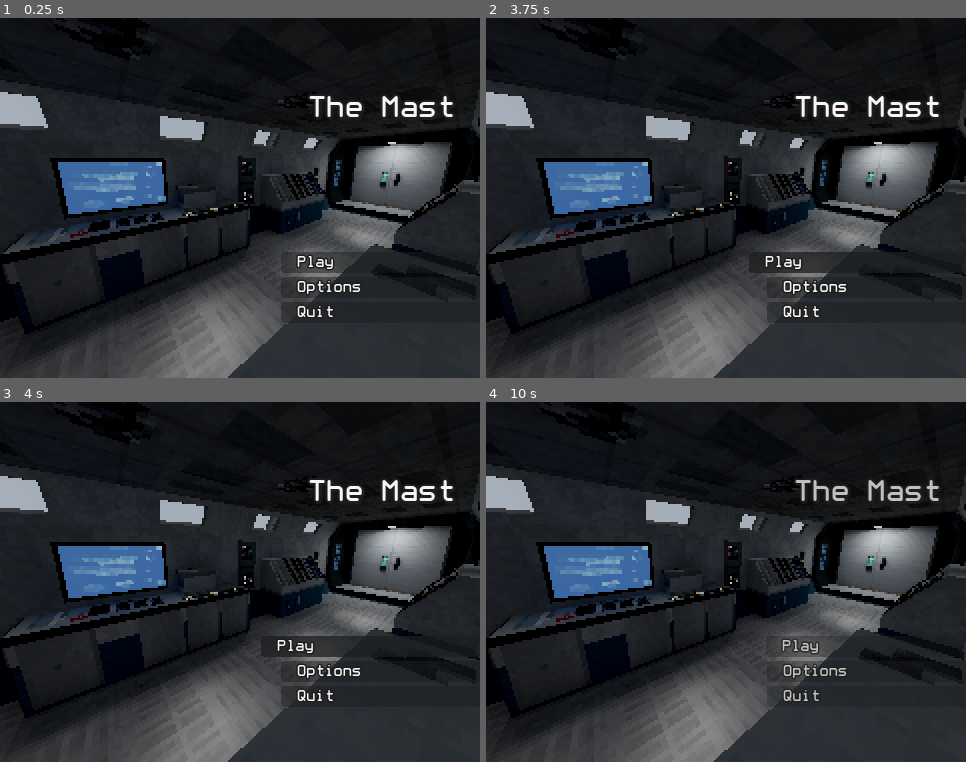
Above: before the commit, frames 1-4 (two rows, left to right).
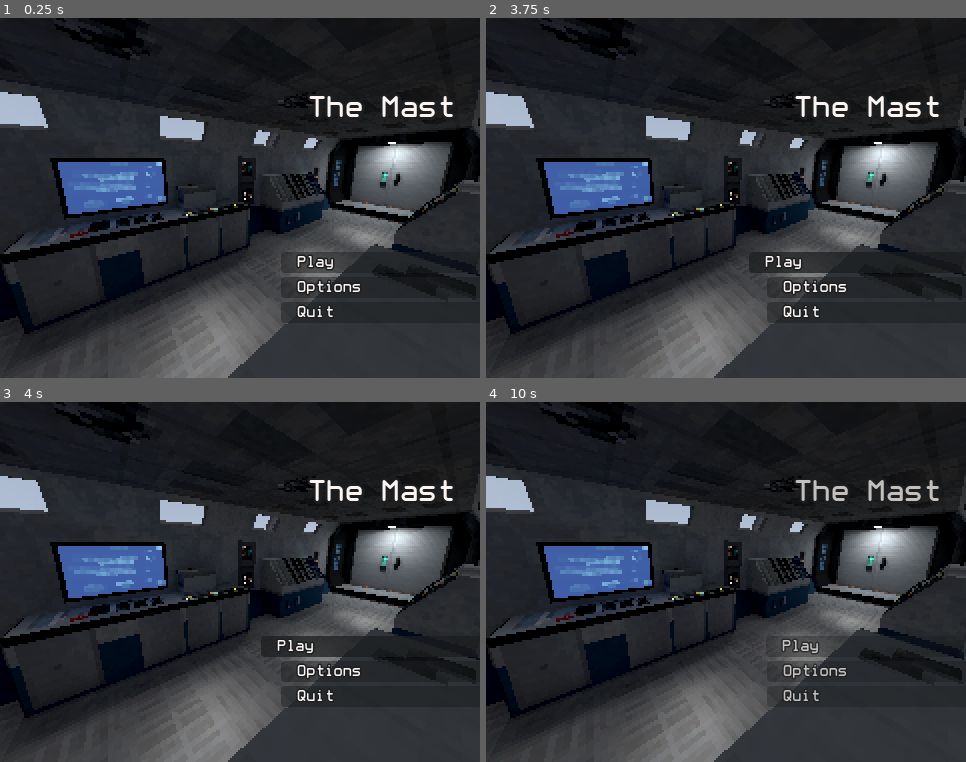
Above: after the commit, the same moments.

Repository: Jeliciousz/the-mast
Game: Godot game, scene res://scenes/regions/pod_region.tscn
Same seed, same stepped clock (60 frames per second), same inputs: the game is played once before the commit and once after it. Sound files missing from this copy of the repository are replaced by a short silence.
Inputs (mouse positions are in pixels of both pictures, inside the frame that each line leads up to):
- Up to frame 1 (0.25 s): no input
- Up to frame 2 (3.75 s): tap Enter at 0.5, 2, 3.5 s; move the mouse to (831, 180) at 0.52 s; hold D (move_right) 0.53-1.28 s; hold E (interact) 0.53-1.28 s; click (831, 180) at 0.67 s; tap Space at 1.25, 2.75 s; move the mouse to (630, 216) at 1.27 s; hold S (move_back) 1.28-2.03 s; tap Down (look_down) at 1.35 s; move the mouse to (774, 118) at 2.02 s; hold D (move_right) 2.03-2.78 s; tap Left (look_left) at 2.1 s; move the mouse to (702, 270) at 2.77 s; hold W (move_forward) 2.78-3.53 s; tap Right (look_right) at 2.85 s; click (702, 270) at 2.92 s; move the mouse to (870, 252) at 3.52 s; hold A (move_left) from 3.53 s (still down); tap Up (look_up) at 3.6 s
- Up to frame 3 (4 s): keep holding A (move_left)
- Up to frame 4 (10 s): tap Space at 4.25 s; move the mouse to (582, 528) at 4.27 s; tap Shift (run) at 4.35 s; move the mouse to (750, 582) at 5.02 s; release A (move_left) at 5.03 s; hold S (move_back) 5.03-5.78 s; tap 0 at 5.1 s; click (750, 582) at 5.17 s; move the mouse to (654, 492) at 5.77 s; hold D (move_right) 5.78-6.53 s; tap 1 at 5.85 s; move the mouse to (831, 564) at 6.52 s; hold W (move_forward) 6.53-7.28 s; tap 2 at 6.6 s; move the mouse to (630, 600) at 7.27 s; hold D (move_right) 7.28-8.03 s; tap 3 at 7.35 s; click (630, 600) at 7.42 s; move the mouse to (774, 502) at 8.02 s; hold S (move_back) 8.03-8.78 s; tap 4 at 8.1 s; move the mouse to (702, 654) at 8.77 s; hold A (move_left) 8.78-9.53 s; tap 5 at 8.85 s; move the mouse to (870, 636) at 9.52 s; hold W (move_forward) from 9.53 s (still down); tap 6 at 9.6 s; click (870, 636) at 9.67 s

The runs differ from the first frame. In frame 1, 0.7% of the frame differs, in the area x 2-86%, y 23-55%; in frame 2, 0.7%; in frame 3, 0.7%; in frame 4, 0.7%.

Commit message:
use linear tonemapper

Diff:
--- a/environments/pod_environment.tres
+++ b/environments/pod_environment.tres
@@ -18,7 +18,6 @@
 sky = SubResource("Sky_1ss56")
 ambient_light_source = 1
 reflected_light_source = 1
-tonemap_mode = 4
 glow_enabled = true
 glow_intensity = 3.0
 glow_hdr_threshold = 0.5
--- a/environments/surface_environment.tres
+++ b/environments/surface_environment.tres
@@ -2,8 +2,8 @@
 
 [sub_resource type="ProceduralSkyMaterial" id="ProceduralSkyMaterial_xgqkh"]
 sky_top_color = Color(0.76862746, 0.5882353, 0.39607844, 1)
-sky_horizon_color = Color(0.5176471, 0.40784314, 0.20392157, 1)
-sky_curve = 0.12613449
+sky_horizon_color = Color(0.30980393, 0.22745098, 0.09803922, 1)
+sky_curve = 0.041608885
 ground_bottom_color = Color(0.25882354, 0.2, 0.09803922, 1)
 ground_horizon_color = Color(0.5176471, 0.40784314, 0.20392157, 1)
 ground_curve = 0.050982594
@@ -17,7 +17,6 @@
 sky = SubResource("Sky_munwf")
 ambient_light_source = 1
 reflected_light_source = 1
-tonemap_mode = 4
 glow_enabled = true
 glow_intensity = 3.0
 glow_hdr_threshold = 0.5
--- a/environments/underground_environment.tres
+++ b/environments/underground_environment.tres
@@ -16,7 +16,6 @@
 sky = SubResource("Sky_munwf")
 ambient_light_source = 1
 reflected_light_source = 1
-tonemap_mode = 4
 glow_enabled = true
 glow_intensity = 3.0
 glow_hdr_threshold = 0.5
